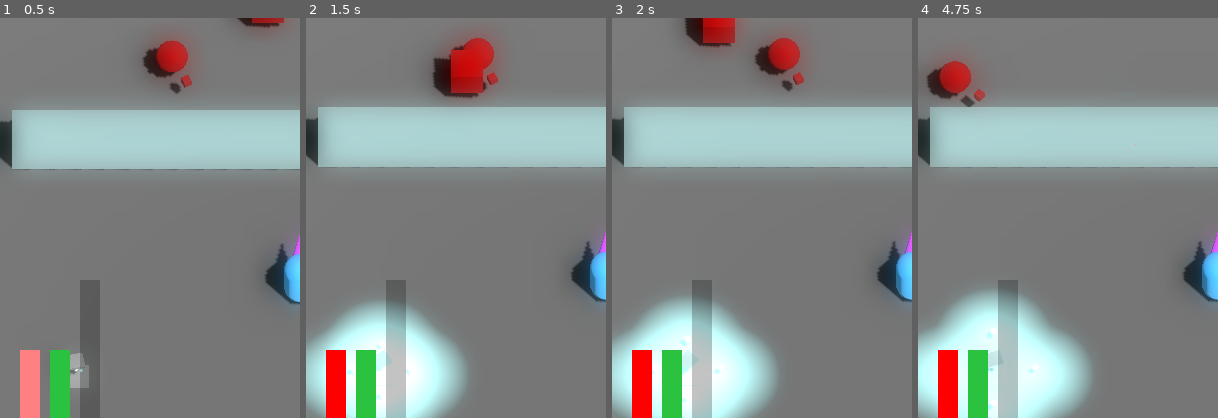
Above: before the commit, frames 1-4 (left to right).
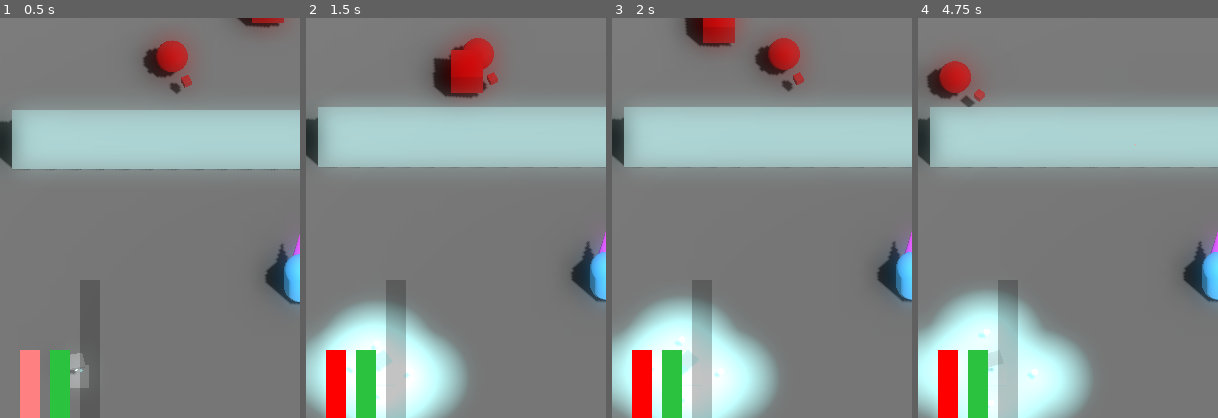
Above: after the commit, the same moments.

Repository: JackEvans24/bullet-absorb
Game: Godot game, scene res://scenes/main.tscn
Two runs of this game, one before a commit and one after it. Both use one fixed random seed, a clock stepped at 60 frames per second and the inputs below.
Inputs:
- Up to frame 1 (0.5 s): no input
- Up to frame 2 (1.5 s): no input
- Up to frame 3 (2 s): no input
- Up to frame 4 (4.75 s): no input
The pictures show only the part of the screen within x 0-50%, y 46-96%; the shares and areas given below are measured in that part.

Frame 1 is identical in both runs. In frame 2, 0.1% of the frame differs, in the area x 13-43%, y 77-96%; in frame 3, 0.4%; in frame 4, 1.3%, in the area x 3-48%, y 70-98%.

Commit message:
feat: add slight deviation to drop angle

Diff:
--- a/scripts/mechanics/shared/drop_power.gd
+++ b/scripts/mechanics/shared/drop_power.gd
@@ -4,6 +4,7 @@
 @export var power_scene: PackedScene
 @export_range(0, 20) var power_drop_count := 3
 @export var power_drop_offset = 0.5
+@export var offset_deviation = 0.05
 
 func drop_all_power():
 	if power_scene == null or power_drop_count <= 0:
@@ -18,5 +19,7 @@
 	power.global_position = global_position
 
 	print(offset_angle)
-	var offset = Vector3.FORWARD.rotated(Vector3.UP, PI * 2 * offset_angle) * power_drop_offset
+	var deviation = randf_range( - offset_deviation, offset_deviation)
+	var angle = PI * 2 * (offset_angle + deviation)
+	var offset = Vector3.FORWARD.rotated(Vector3.UP, angle) * power_drop_offset
 	power.target_position = global_position + offset
